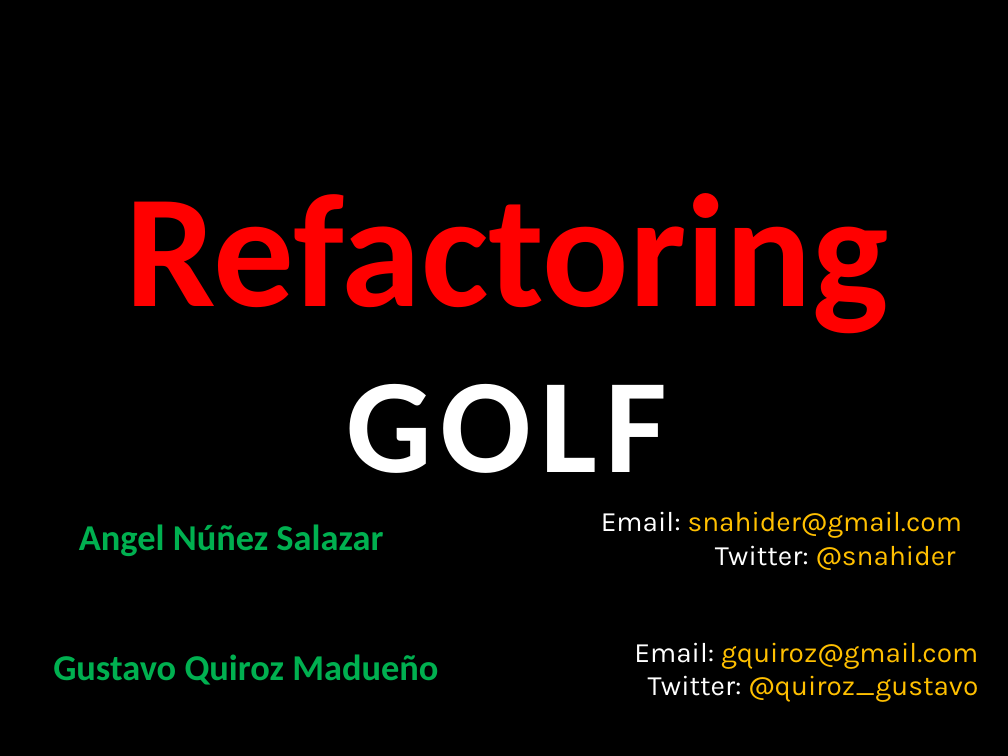
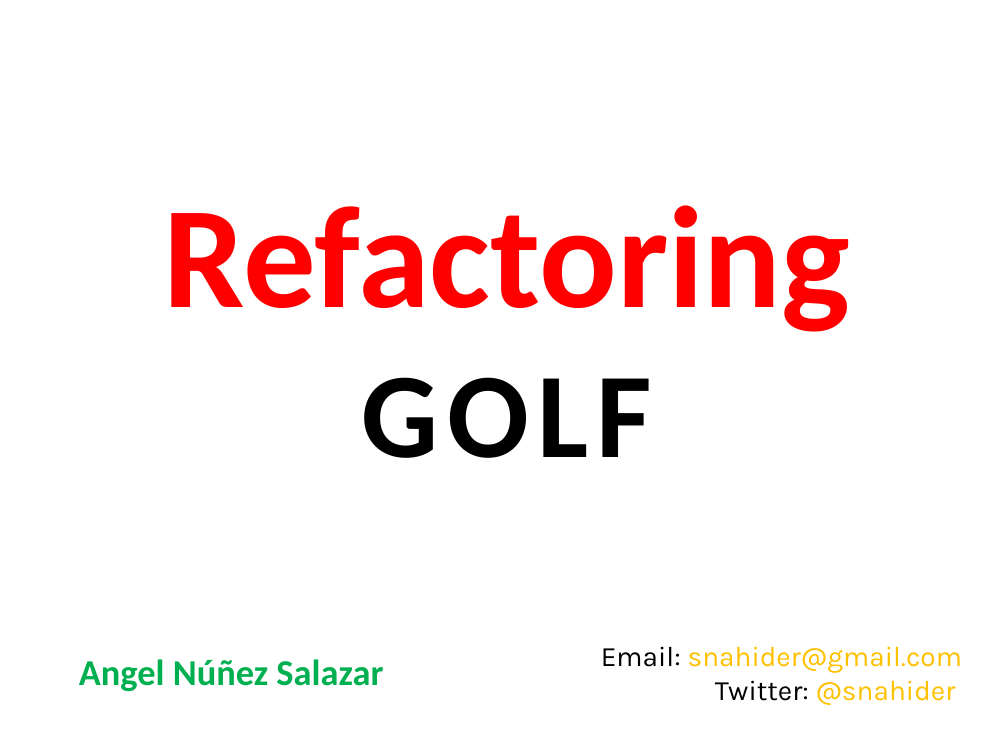
Before and after one commit to angelnunezsalazar/Refactoring-Golf, a slide deck: slide 1 of ppt/Diapositivas.pptx. Drawn at 1008x756 pixels with LibreOffice and Linux fonts; fonts in the diff are those of the drawing; background and template pictures are left out. Boxes give left, top, right and bottom in pixels: in the first picture for what was removed or moved away, otherwise in the second. Text is boxed around its words. In the diff, an @@ line names an element or a change of style, - is before the commit and + after.

Commit message:
cambio en color de las diapositivas

```diff
--- a/ppt/Diapositivas.pptx
+++ b/ppt/Diapositivas.pptx
@@ background picture (left out) to #FFFFFF @@
@@ title "Refactoring GOLF" at bbox=[164, 205, 851, 458]: size 115 to 103.5 pt in "Refactoring"; size 96 to 86.4 pt, text colour #FFFFFF to #000000 in "GOLF" @@
@@ text removed at bbox=[53, 654, 438, 685] @@
-Gustavo Quiroz Madueño
@@ text "Angel Núñez Salazar": place and size @@
-text "Angel Núñez Salazar" at bbox=[79, 524, 383, 556]
+text "Angel Núñez Salazar" at bbox=[79, 659, 383, 691]
@@ text "Email: snahider@gmail.com": place and size @@
-text "Email: snahider@gmail.com" at bbox=[601, 511, 962, 570]
+text "Email: snahider@gmail.com" at bbox=[601, 646, 962, 705]
@@ text "Email: snahider@gmail.com" at bbox=[601, 646, 962, 705]: text colour #FFFFFF to #000000 in "Email:", "Twitter:" @@
@@ text removed at bbox=[634, 642, 978, 702] @@
-Email: gquiroz@gmail.com
-Twitter: @quiroz_gustavo
```
Also in this commit, not shown: 21 other slides changed.
